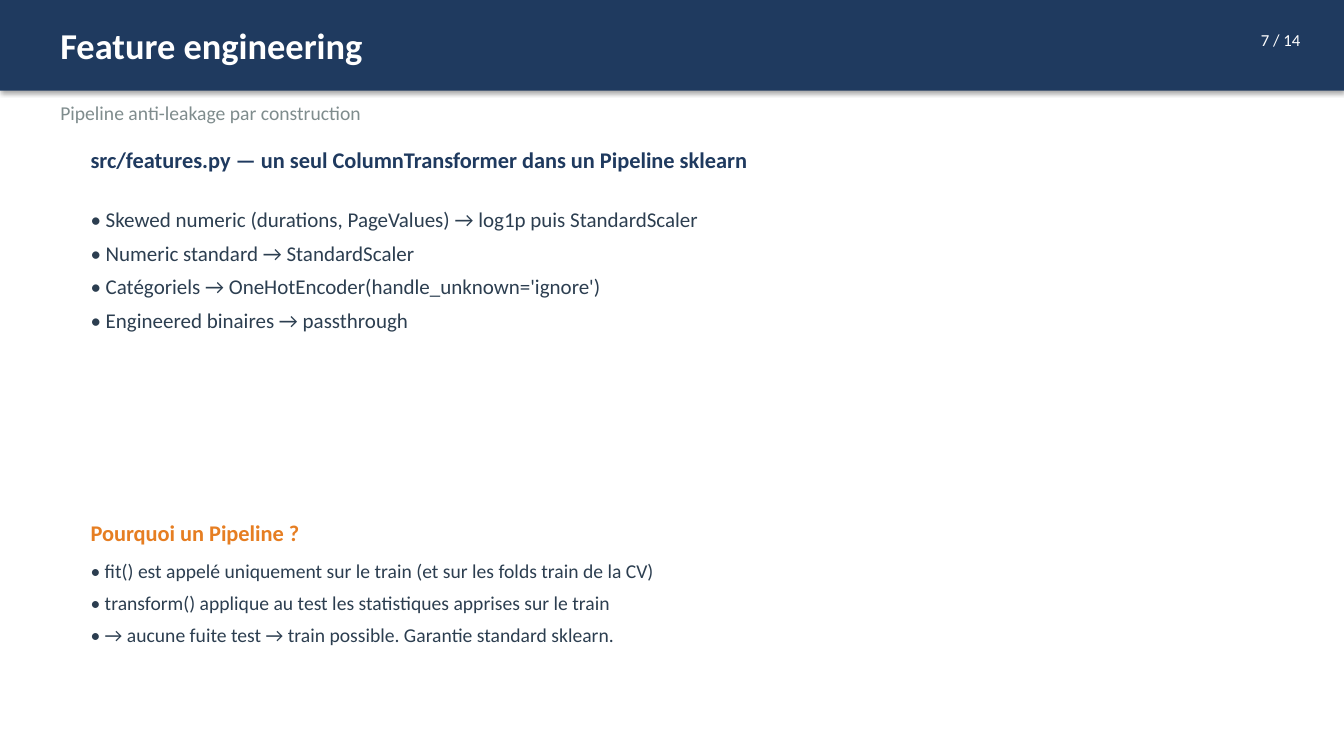
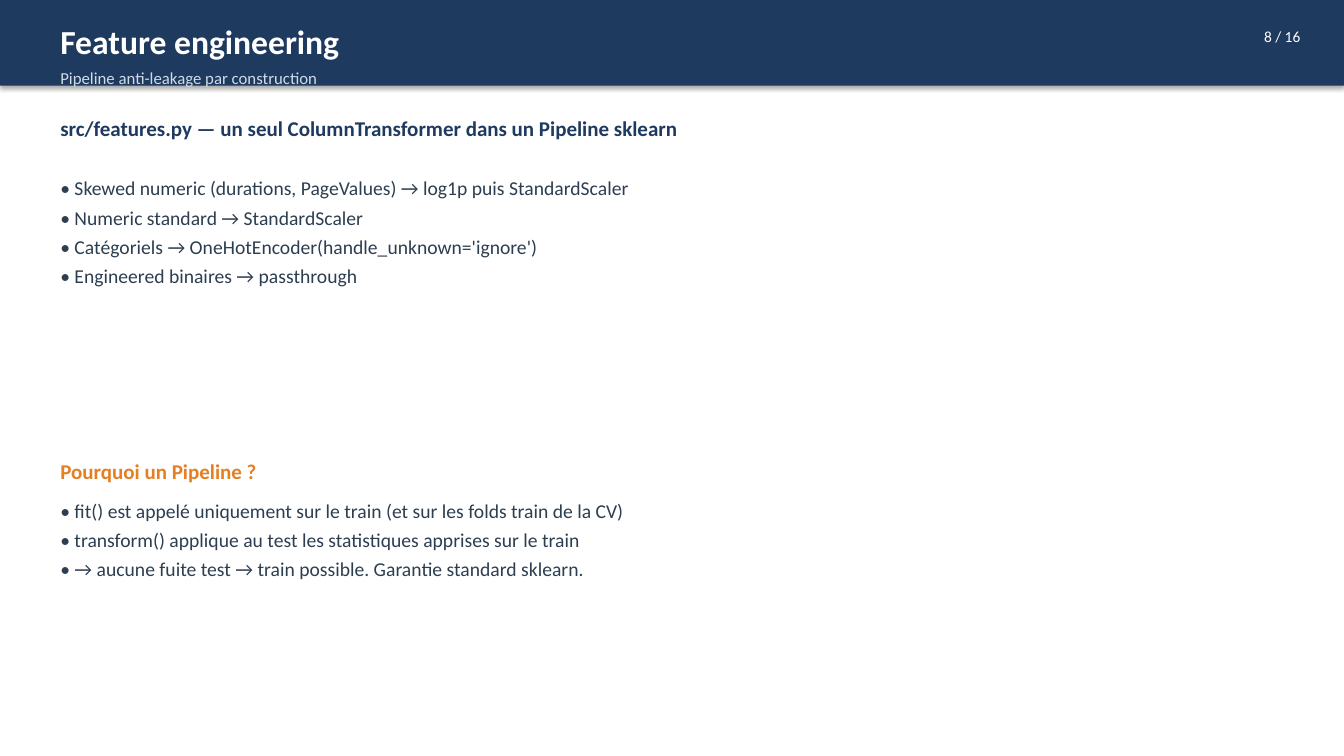
Before and after one commit to manechcarriou-lab/ml-poc-project, a slide deck: slide 8 of deliverables/process_overview.pptx (slide 7 before the commit). Drawn at 1344x756 pixels with LibreOffice and Linux fonts; fonts in the diff are those of the drawing. Boxes give left, top, right and bottom in pixels: in the first picture for what was removed or moved away, otherwise in the second. Text is boxed around its words. In the diff, an @@ line names an element or a change of style, - is before the commit and + after.

Commit message:
Pro optimization: per-family encoder + threshold tuning intégré
src/features.py:
- build_preprocessor(encoder='onehot'|'ordinal'|'target') — paramétrable
- Single source of truth for column groups, ENGINEERED_* constants exposed

scripts/train.py:
- DEFAULT_ENCODER_PER_FAMILY: logreg/RF -> OneHot, XGBoost -> Ordinal
- TunedThresholdClassifierCV(scoring='f1', cv=5) wraps every fitted pipeline
  -> threshold tuning is part of the pipeline, leakage-safe (CV on train only)
- New --encoder flag (auto|onehot|ordinal|target) for ablation runs
- Reports test_f1 (at tuned threshold) AND test_f1_at_0p5 in MLflow

scripts/generate_plots.py: unwrap TunedThresholdClassifierCV.estimator_
  before extracting feature importances

Retraining results (15 trials/family, commit pending):
  Modèle              Encoder  Threshold  F1 test  vs avant   ROC-AUC
  LogReg              OneHot   0.244      0.6426   +7.2 %     0.9137
  Random Forest       OneHot   0.360      0.6683   +6.2 %     0.9204
  XGBoost (winner)    Ordinal  0.305      0.6731   +2.9 %     0.9292

Final XGBoost recall = 0.7356: on attrape 74 % des acheteurs (vs 60 % avant).
Critère cible (F1 > 0.60) dépassé de +12 % sur le winner.

deliverables/process_overview.md + .pptx: updated with final numbers
deliverables/process_overview_new.pptx: removed (obsolete)
plots/* + results/* regenerated against the optimized models

```diff
--- a/deliverables/process_overview.pptx
+++ b/deliverables/process_overview.pptx
@@ rectangle: place and size @@
-rectangle at [0,0,1344,91]
+rectangle at [0,0,1344,86]
@@ text "Feature engineering" at [60,30,339,60]: size 26 to 24 pt @@
@@ text removed at [1261,35,1300,46] @@
-7 / 14
@@ text added at [1264,31,1301,42], 11 pt, text #FFFFFF @@
+8 / 16
@@ text "Pipeline anti-leakage par construction": place and size @@
-text "Pipeline anti-leakage par construction" at [60,106,361,124]
+text "Pipeline anti-leakage par construction" at [60,72,317,88]
@@ text "Pipeline anti-leakage par construction" at [60,72,317,88]: size 14 to 12 pt, text colour #7F8C8D to #CFDCE7 @@
@@ text "src/features.py — un seul ColumnTransformer ...": place and size @@
-text "src/features.py — un seul ColumnTransformer ..." at [91,152,747,172]
+text "src/features.py — un seul ColumnTransformer ..." at [60,121,677,140]
@@ text "src/features.py — un seul ColumnTransformer ..." at [60,121,677,140]: size 16 to 15 pt @@
@@ text "• Skewed numeric (durations, PageValues) ...": place and size @@
-text "• Skewed numeric (durations, PageValues) ..." at [106,212,698,332]
+text "• Skewed numeric (durations, PageValues) ..." at [74,181,628,287]
@@ text "• Skewed numeric (durations, PageValues) ..." at [74,181,628,287]: size 15 to 14 pt; less space between paragraphs @@
@@ text "Pourquoi un Pipeline ?" at [60,464,242,483]: size 16 to 15 pt @@
@@ text "Pourquoi un Pipeline ?": place and size @@
-text "Pourquoi un Pipeline ?" at [91,525,284,545]
+text "Pourquoi un Pipeline ?" at [60,464,242,483]
@@ text "• fit() est appelé uniquement ...": place and size @@
-text "• fit() est appelé uniquement ..." at [105,564,654,645]
+text "• fit() est appelé uniquement ..." at [74,504,624,579]
@@ text "• fit() est appelé uniquement ..." at [74,504,624,579]: less space between paragraphs @@
```
Also in this commit, not shown: 7 other slides changed, 8 slides added, 6 slides removed, 15 other files.
